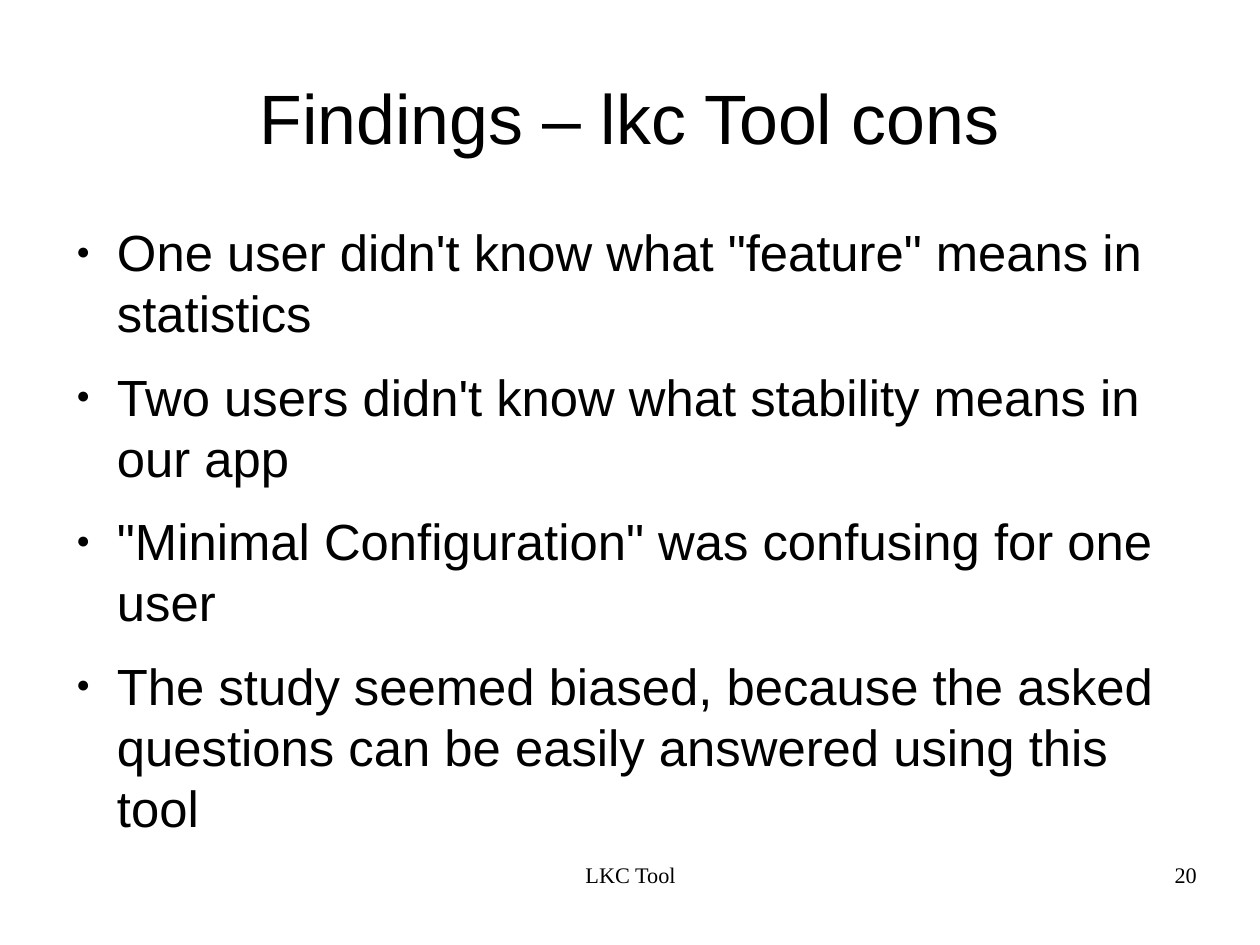
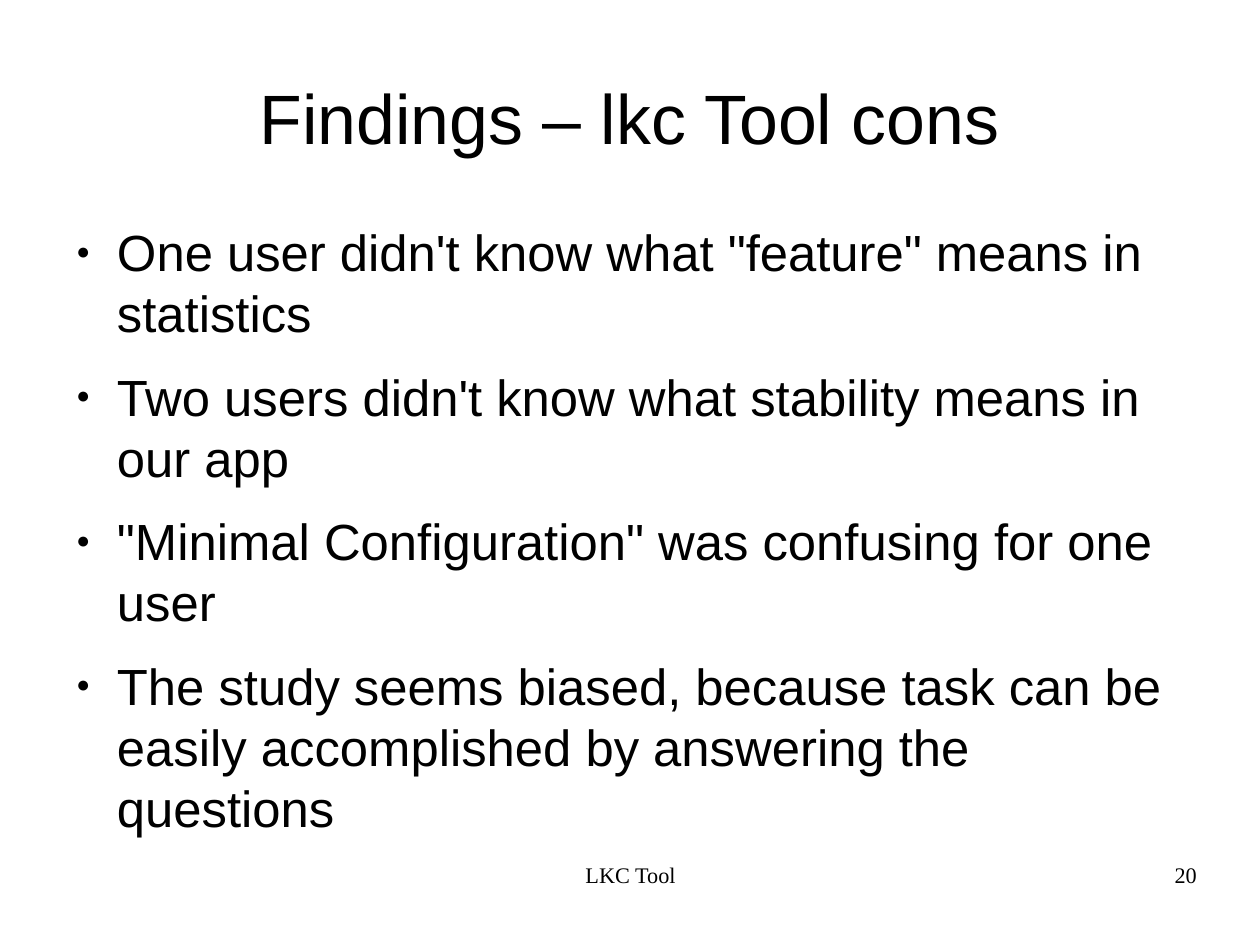
Before and after one commit to kbak/lkc, a slide deck: slide 20 of presentation/lkc.odp. Drawn at 1260x945 pixels with LibreOffice and Linux fonts; fonts in the diff are those of the drawing. Boxes give left, top, right and bottom in pixels: in the first picture for what was removed or moved away, otherwise in the second. Text is boxed around its words. In the diff, an @@ line names an element or a change of style, - is before the commit and + after.

Commit message:
modified presentation

```diff
--- a/presentation/lkc.odp
+++ b/presentation/lkc.odp
@@ text at [117, 668, 1161, 837]: text changed @@
-● The study seemed biased, because the asked questions can be easily answered using this tool
+● The study seems biased, because task can be easily accomplished by answering the questions
```
Also in this commit, not shown: 1 other slide changed, 1 other file.
